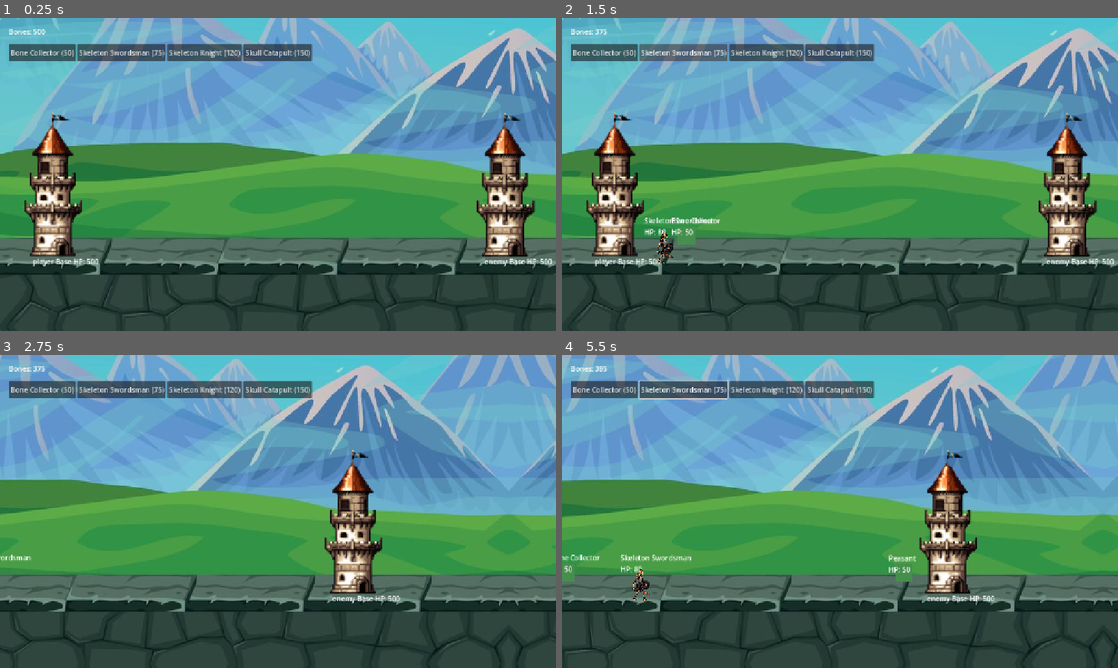
Above: before the commit, frames 1-4 (two rows, left to right).
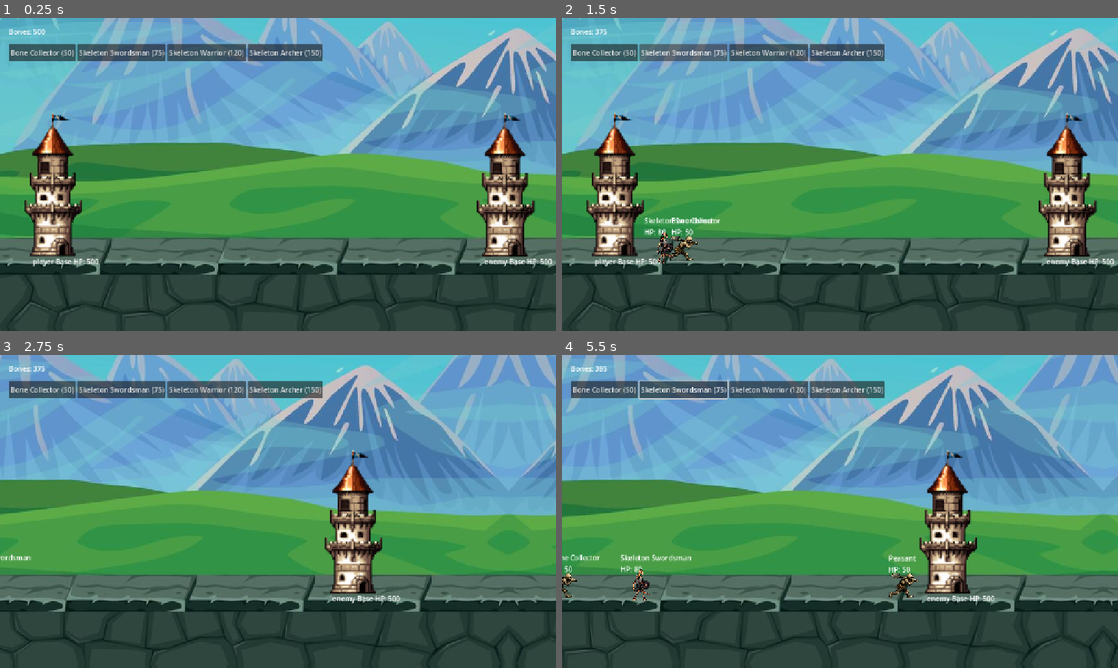
Above: after the commit, the same moments.

Repository: kyledeocades/BoneKingdom
Game: Godot game, scene res://scenes/Main.tscn
The game is run twice, just before and just after one commit, with the same random seed, the same clock (stepped at 60 frames per second) and the same inputs.
Inputs (mouse positions are in pixels of both pictures, inside the frame that each line leads up to):
- Up to frame 1 (0.25 s): no input
- Up to frame 2 (1.5 s): click "Bone Collector (50)" at 0.5 s; click "Skeleton Swordsman (75)" at 1.25 s
- Up to frame 3 (2.75 s): move the mouse to (400, 495) at 2.02 s; hold Right (ui_right) from 2.03 s (still down); click (400, 495) at 2.17 s
- Up to frame 4 (5.5 s): release Right (ui_right) at 2.75 s; drag from (728, 527) to (812, 574) at 2.77 s; move the mouse to (895, 442) at 3.52 s; hold Right (ui_right) 3.53-4.25 s; drag from (812, 574) to (673, 464) at 4.27 s; move the mouse to (1006, 558) at 5.02 s; hold Left (ui_left) from 5.03 s (still down)

The runs differ from the first frame. In frame 1, 0.4% of the frame differs, in the area x 36-58%, y 8-14%; in frame 2, 0.6%; in frame 3, 0.4%; in frame 4, 0.7%, in the area x 0-64%, y 8-78%.

Commit message:
added bone collector sprite and change button name

Diff:
--- a/data/unit_types/catapult.tres
+++ b/data/unit_types/catapult.tres
@@ -1,11 +1,11 @@
-[gd_resource type="Resource" script_class="UnitStats" load_steps=2 format=3]
+[gd_resource type="Resource" script_class="UnitStats" format=3 uid="uid://cff7r6ewqahdt"]
 
-[ext_resource type="Script" path="res://scripts/managers/UnitTypeStats.gd" id="1_b8oc1"]
+[ext_resource type="Script" uid="uid://do7isxb5bikop" path="res://scripts/managers/UnitTypeStats.gd" id="1_b8oc1"]
 
 [resource]
 script = ExtResource("1_b8oc1")
 unit_id = "catapult"
-player_name = "Skull Catapult"
+player_name = "Skeleton Archer"
 enemy_name = "Archer"
 cost = 150
 max_health = 70
@@ -13,9 +13,4 @@
 move_speed = 30.0
 attack_range = 120.0
 attack_cooldown = 1.5
-is_worker = false
-gather_rate = 10
-gather_cooldown = 2.0
 sort_order = 40
-player_spawn_enabled = true
-enemy_ai_enabled = true
--- a/data/unit_types/knight.tres
+++ b/data/unit_types/knight.tres
@@ -1,11 +1,11 @@
-[gd_resource type="Resource" script_class="UnitStats" load_steps=2 format=3]
+[gd_resource type="Resource" script_class="UnitStats" format=3 uid="uid://e0fft8bjinjj"]
 
-[ext_resource type="Script" path="res://scripts/managers/UnitTypeStats.gd" id="1_4hgrq"]
+[ext_resource type="Script" uid="uid://do7isxb5bikop" path="res://scripts/managers/UnitTypeStats.gd" id="1_4hgrq"]
 
 [resource]
 script = ExtResource("1_4hgrq")
 unit_id = "knight"
-player_name = "Skeleton Knight"
+player_name = "Skeleton Warrior"
 enemy_name = "Shield Guard"
 cost = 120
 max_health = 150
@@ -13,9 +13,4 @@
 move_speed = 35.0
 attack_range = 35.0
 attack_cooldown = 1.2
-is_worker = false
-gather_rate = 10
-gather_cooldown = 2.0
 sort_order = 30
-player_spawn_enabled = true
-enemy_ai_enabled = true
--- a/scenes/units/WorkerUnit.tscn
+++ b/scenes/units/WorkerUnit.tscn
@@ -1,21 +1,138 @@
-[gd_scene format=3]
+[gd_scene format=3 uid="uid://emvi6n35pp4v"]
 
-[ext_resource type="Script" path="res://scripts/units/WorkerUnit.gd" id="1_worker"]
+[ext_resource type="Script" uid="uid://dutsitgoj8iiq" path="res://scripts/units/WorkerUnit.gd" id="1_worker"]
+[ext_resource type="Texture2D" uid="uid://b2owth6umbgtq" path="res://sprites/Bone_Collector/Walk.png" id="2_g1f8q"]
+[ext_resource type="Texture2D" uid="uid://btgiwtmjkfdiv" path="res://sprites/Bone_Collector/Dead.png" id="2_r4oo0"]
+[ext_resource type="Texture2D" uid="uid://csc8pibdyrt58" path="res://sprites/Bone_Collector/Hurt.png" id="3_xy5mj"]
+[ext_resource type="Texture2D" uid="uid://4d80ks7v6etm" path="res://sprites/Bone_Collector/Idle.png" id="4_6d61i"]
 
 [sub_resource type="RectangleShape2D" id="RectangleShape2D_6e3tn"]
 size = Vector2(40, 40)
 
-[node name="WorkerUnit" type="CharacterBody2D" groups=["units"]]
+[sub_resource type="AtlasTexture" id="AtlasTexture_pvw3b"]
+atlas = ExtResource("2_r4oo0")
+region = Rect2(0, 0, 317, 270)
+
+[sub_resource type="AtlasTexture" id="AtlasTexture_cp3rm"]
+atlas = ExtResource("2_r4oo0")
+region = Rect2(326, 0, 317, 270)
+
+[sub_resource type="AtlasTexture" id="AtlasTexture_gjs5m"]
+atlas = ExtResource("2_r4oo0")
+region = Rect2(652, 0, 317, 270)
+
+[sub_resource type="AtlasTexture" id="AtlasTexture_8nb7r"]
+atlas = ExtResource("2_r4oo0")
+region = Rect2(978, 0, 317, 270)
+
+[sub_resource type="AtlasTexture" id="AtlasTexture_4pel5"]
+atlas = ExtResource("3_xy5mj")
+region = Rect2(0, 0, 319, 400)
+
+[sub_resource type="AtlasTexture" id="AtlasTexture_3to8u"]
+atlas = ExtResource("3_xy5mj")
+region = Rect2(319, 0, 319, 400)
+
+[sub_resource type="AtlasTexture" id="AtlasTexture_gv2ii"]
+atlas = ExtResource("3_xy5mj")
+region = Rect2(638, 0, 319, 400)
+
+[sub_resource type="AtlasTexture" id="AtlasTexture_xy5mj"]
+atlas = ExtResource("2_g1f8q")
+region = Rect2(0, 0, 260, 256)
+
+[sub_resource type="AtlasTexture" id="AtlasTexture_6d61i"]
+atlas = ExtResource("2_g1f8q")
+region = Rect2(260, 0, 260, 256)
+
+[sub_resource type="AtlasTexture" id="AtlasTexture_webyt"]
+atlas = ExtResource("2_g1f8q")
+region = Rect2(520, 0, 260, 256)
+
+[sub_resource type="AtlasTexture" id="AtlasTexture_i024e"]
+atlas = ExtResource("2_g1f8q")
+region = Rect2(780, 0, 260, 256)
+
+[sub_resource type="AtlasTexture" id="AtlasTexture_beoms"]
+atlas = ExtResource("2_g1f8q")
+region = Rect2(1040, 0, 260, 256)
+
+[sub_resource type="SpriteFrames" id="SpriteFrames_0pj3p"]
+animations = [{
+"frames": [{
+"duration": 1.0,
+"texture": SubResource("AtlasTexture_pvw3b")
+}, {
+"duration": 1.0,
+"texture": SubResource("AtlasTexture_cp3rm")
+}, {
+"duration": 1.0,
+"texture": SubResource("AtlasTexture_gjs5m")
+}, {
+"duration": 1.0,
+"texture": SubResource("AtlasTexture_8nb7r")
+}],
+"loop": true,
+"name": &"Dead",
+"speed": 5.0
+}, {
+"frames": [{
+"duration": 1.0,
+"texture": SubResource("AtlasTexture_4pel5")
+}, {
+"duration": 1.0,
+"texture": SubResource("AtlasTexture_3to8u")
+}, {
+"duration": 1.0,
+"texture": SubResource("AtlasTexture_gv2ii")
+}],
+"loop": true,
+"name": &"Hurt",
+"speed": 5.0
+}, {
+"frames": [{
+"duration": 1.0,
+"texture": ExtResource("4_6d61i")
+}],
+"loop": true,
+"name": &"Idle",
+"speed": 5.0
+}, {
+"frames": [{
+"duration": 1.0,
+"texture": SubResource("AtlasTexture_xy5mj")
+}, {
+"duration": 1.0,
+"texture": SubResource("AtlasTexture_6d61i")
+}, {
+"duration": 1.0,
+"texture": SubResource("AtlasTexture_webyt")
+}, {
+"duration": 1.0,
+"texture": SubResource("AtlasTexture_i024e")
+}, {
+"duration": 1.0,
+"texture": SubResource("AtlasTexture_beoms")
+}],
+"loop": true,
+"name": &"Walk",
+"speed": 5.0
+}]
+
+[node name="WorkerUnit" type="CharacterBody2D" unique_id=1426384240 groups=["units"]]
 script = ExtResource("1_worker")
 
-[node name="CollisionShape2D" type="CollisionShape2D" parent="."]
+[node name="CollisionShape2D" type="CollisionShape2D" parent="." unique_id=2098164951]
 shape = SubResource("RectangleShape2D_6e3tn")
 
-[node name="Visual" type="Polygon2D" parent="."]
-color = Color(0.2784, 0.5588, 0.302, 1)
-polygon = PackedVector2Array(-20, -20, 20, -20, 20, 20, -20, 20)
+[node name="AnimatedSprite2D" type="AnimatedSprite2D" parent="." unique_id=1545629886]
+position = Vector2(0, 30)
+scale = Vector2(0.3, 0.3)
+skew = -0.013962634
+sprite_frames = SubResource("SpriteFrames_0pj3p")
+animation = &"Dead"
 
-[node name="Label" type="Label" parent="."]
+[node name="Label" type="Label" parent="." unique_id=1856155650]
 offset_left = -35.0
 offset_top = -45.0
 offset_right = 5.0
--- a/scripts/units/WorkerUnit.gd
+++ b/scripts/units/WorkerUnit.gd
@@ -5,12 +5,31 @@
 
 var _worker_system: Node
 
+@onready var animated_sprite: AnimatedSprite2D = $AnimatedSprite2D
+
 func _ready():
 	super._ready()
-	# Wait one frame for systems to initialize
+
 	await get_tree().process_frame
+
 	_worker_system = get_tree().get_first_node_in_group("worker_system")
+
+	if animated_sprite:
+		animated_sprite.play("Idle")
 
 func process_unit(delta: float) -> void:
 	if _worker_system:
 		_worker_system.process_worker(self, delta)
+
+	update_animation()
+
+func update_animation() -> void:
+	if animated_sprite == null:
+		return
+
+	if velocity.length() > 1:
+		if velocity.x != 0:
+			animated_sprite.flip_h = velocity.x < 0
+		animated_sprite.play("Walk")
+	else:
+		animated_sprite.play("Idle")
Binary file added: sprites/Bone_Collector/Dead.png
Not shown, added: sprites/Bone_Collector/Dead.png.import
Binary file added: sprites/Bone_Collector/Hurt.png
Not shown, added: sprites/Bone_Collector/Hurt.png.import
Binary file added: sprites/Bone_Collector/Idle.png
Not shown, added: sprites/Bone_Collector/Idle.png.import
Binary file added: sprites/Bone_Collector/Mining.png
Not shown, added: sprites/Bone_Collector/Mining.png.import
Binary file added: sprites/Bone_Collector/Run.png
Not shown, added: sprites/Bone_Collector/Run.png.import
Binary file added: sprites/Bone_Collector/Walk.png
Not shown, added: sprites/Bone_Collector/Walk.png.import
